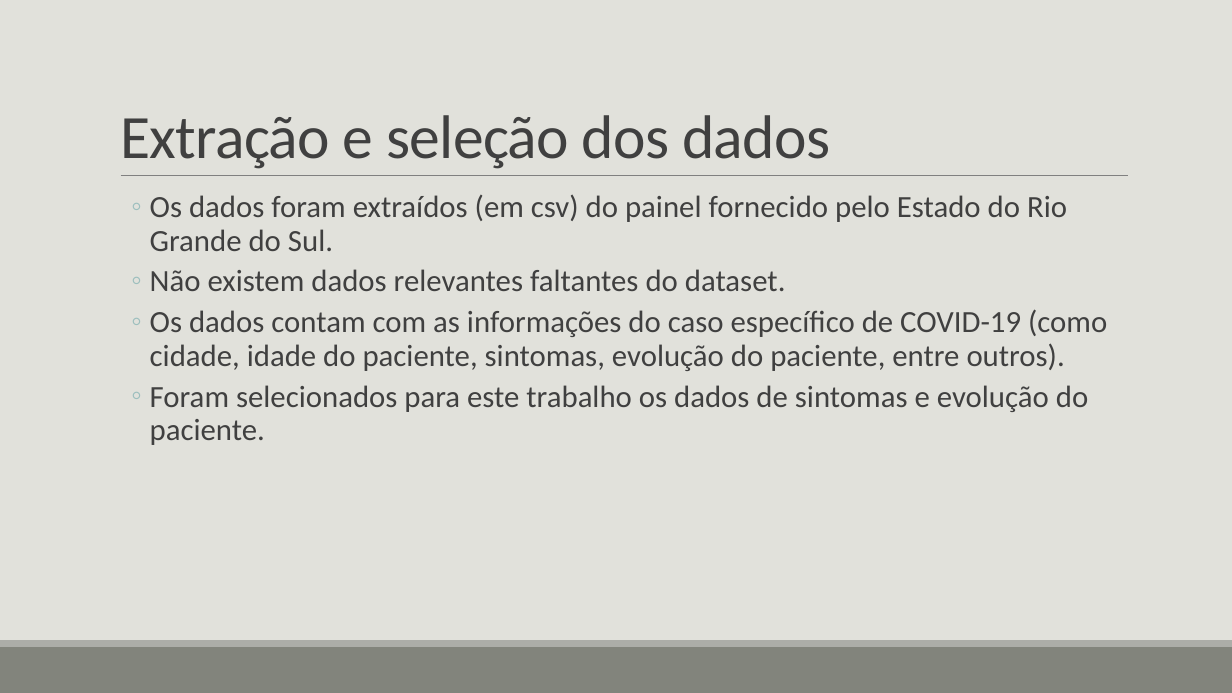
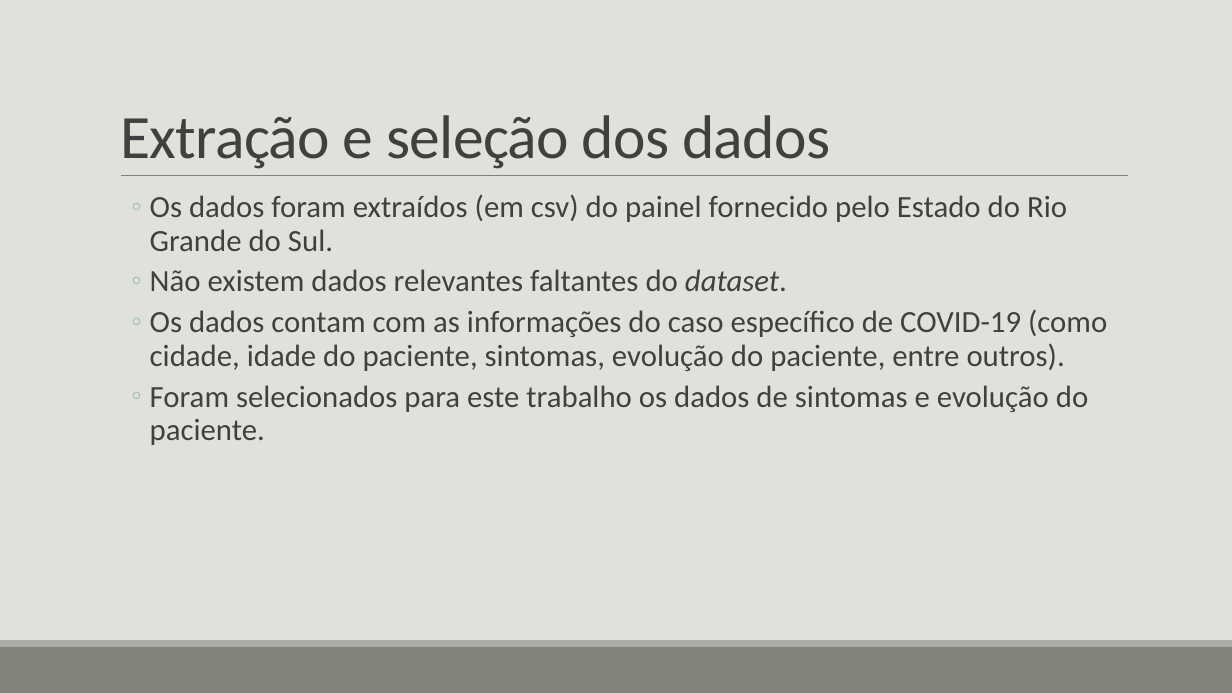
Before and after one commit to gvheisler/KDD-COVID-19, a slide deck: slide 7 of presentation/presentation.pptx. Drawn at 1232x693 pixels with LibreOffice and Linux fonts; fonts in the diff are those of the drawing. Boxes give left, top, right and bottom in pixels: in the first picture for what was removed or moved away, otherwise in the second. Text is boxed around its words. In the diff, an @@ line names an element or a change of style, - is before the commit and + after.

```diff
--- a/presentation/presentation.pptx
+++ b/presentation/presentation.pptx
@@ text at (x1=150, y1=269, x2=787, y2=291): italic on in "dataset." @@
```
Also in this commit, not shown: 2 other slides changed, 14 slides added, 8 other files.
